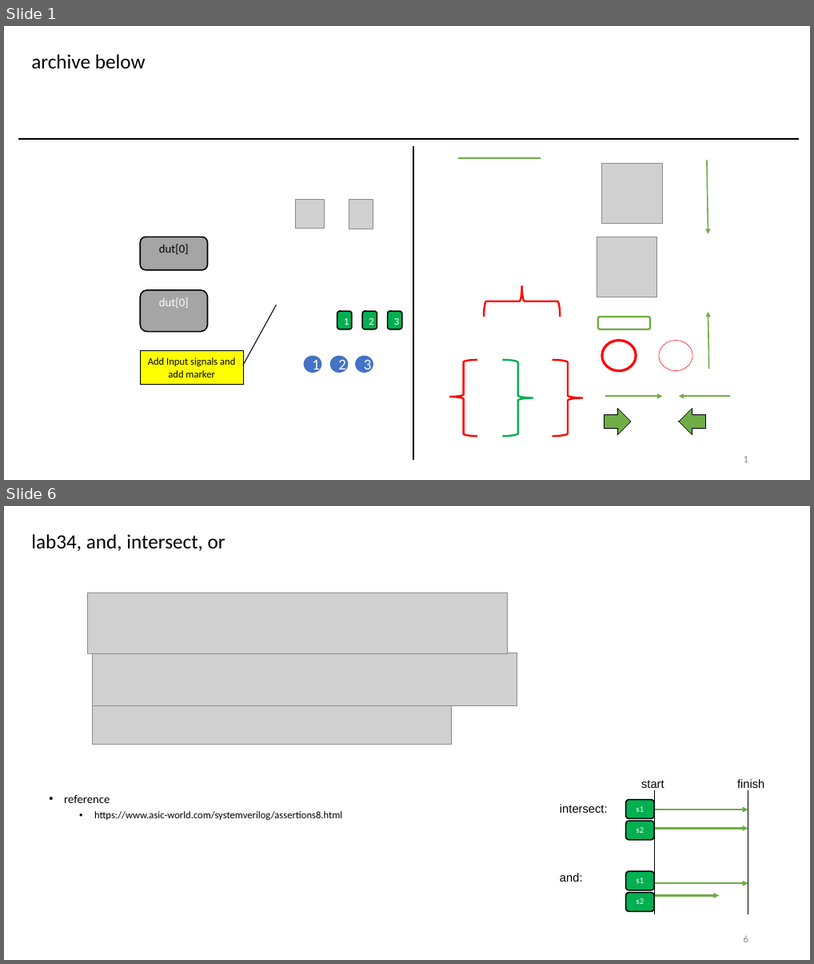
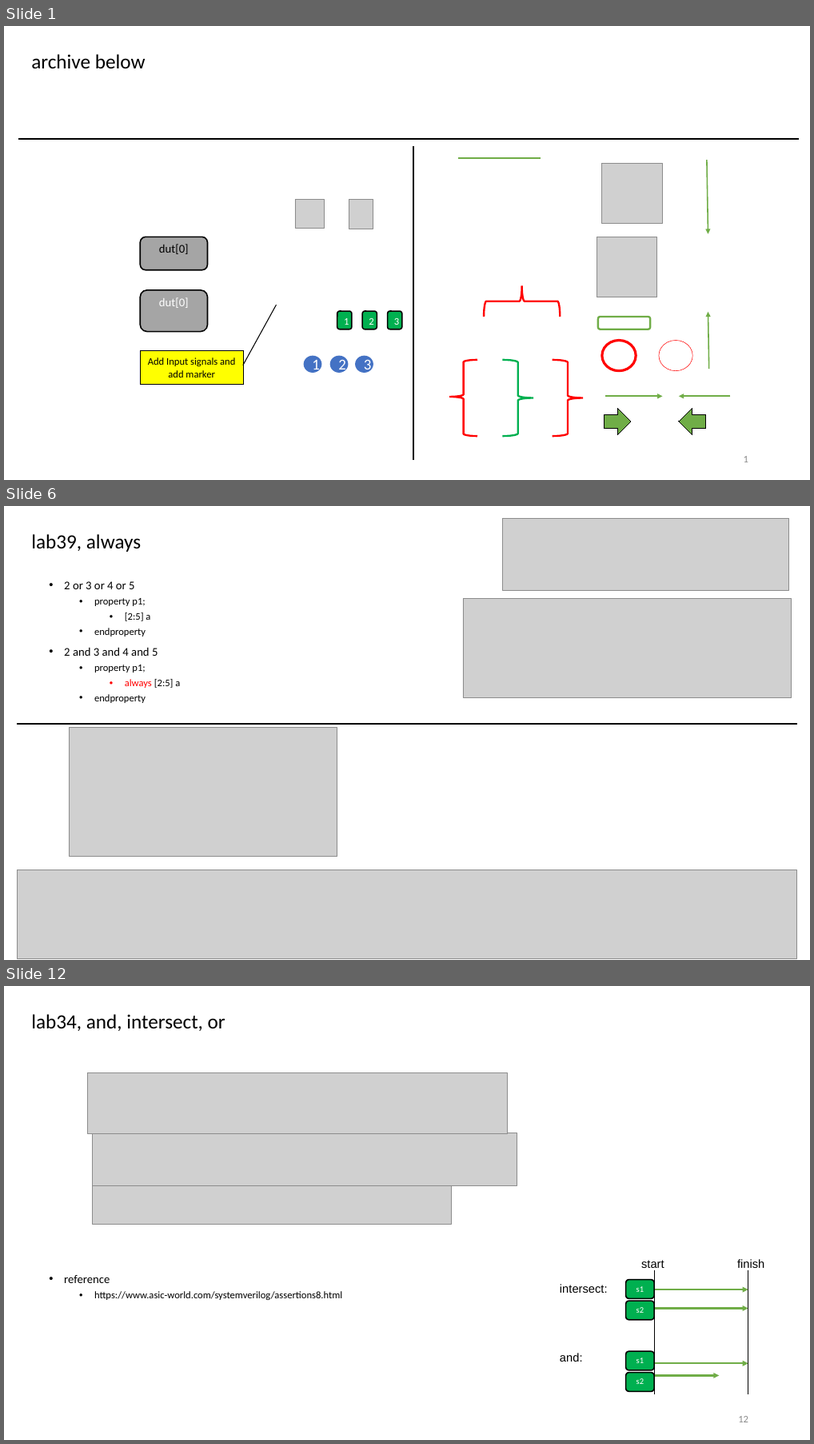
Before and after one commit to r06942072/study_sv, a slide deck: note.pptx. Shown one above the other, each under a label of ours: slides 1 and 6 before the commit, slides 1, 6 and 12 after it; the slides between them are not shown. The pictures are 814x964 and 814x1444 pixels, drawn with LibreOffice and Linux fonts; fonts in the diff are those of the drawing; grey boxes stand for pictures. Boxes give left, top, right and bottom in pixels: in the first picture for what was removed or moved away, otherwise in the second. Text is boxed around its words. In the diff, an @@ line names an element or a change of style, - is before the commit and + after.

```diff
--- a/note.pptx
+++ b/note.pptx
@@ slide 6 added at <box>4,506,810,960</box>, background #FFFFFF @@
@@ picture added at <box>503,519,790,591</box> @@
@@ title added at <box>31,534,141,552</box>, 24 pt, text #000000 @@
+lab39, always
@@ text added at <box>64,581,180,703</box>, 12 pt, text #000000 @@
+• 2 or 3 or 4 or 5
+  • property p1;
+    • [2:5] a
+  • endproperty
+• 2 and 3 and 4 and 5
+  • property p1;
+    • always [2:5] a
+  • endproperty
@@ picture added at <box>463,599,791,697</box> @@
@@ line added from (798, 724) to (17, 724), #000000 1.5 pt @@
@@ picture added at <box>69,728,338,856</box> @@
@@ picture added at <box>17,869,798,959</box> @@
@@ what was slide 6 is now slide 12 @@
@@ page number at <box>738,1416,749,1422</box>: text changed @@
-6
+12
```
Also in this commit, not shown: 2 slides changed, 7 other slides added, 2 slides removed, 12 other files.
